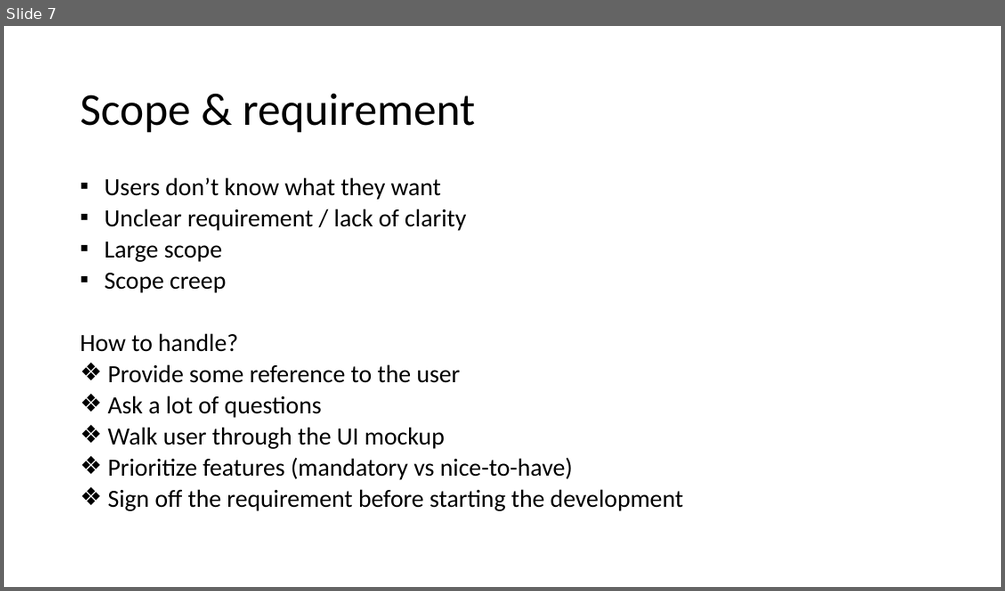
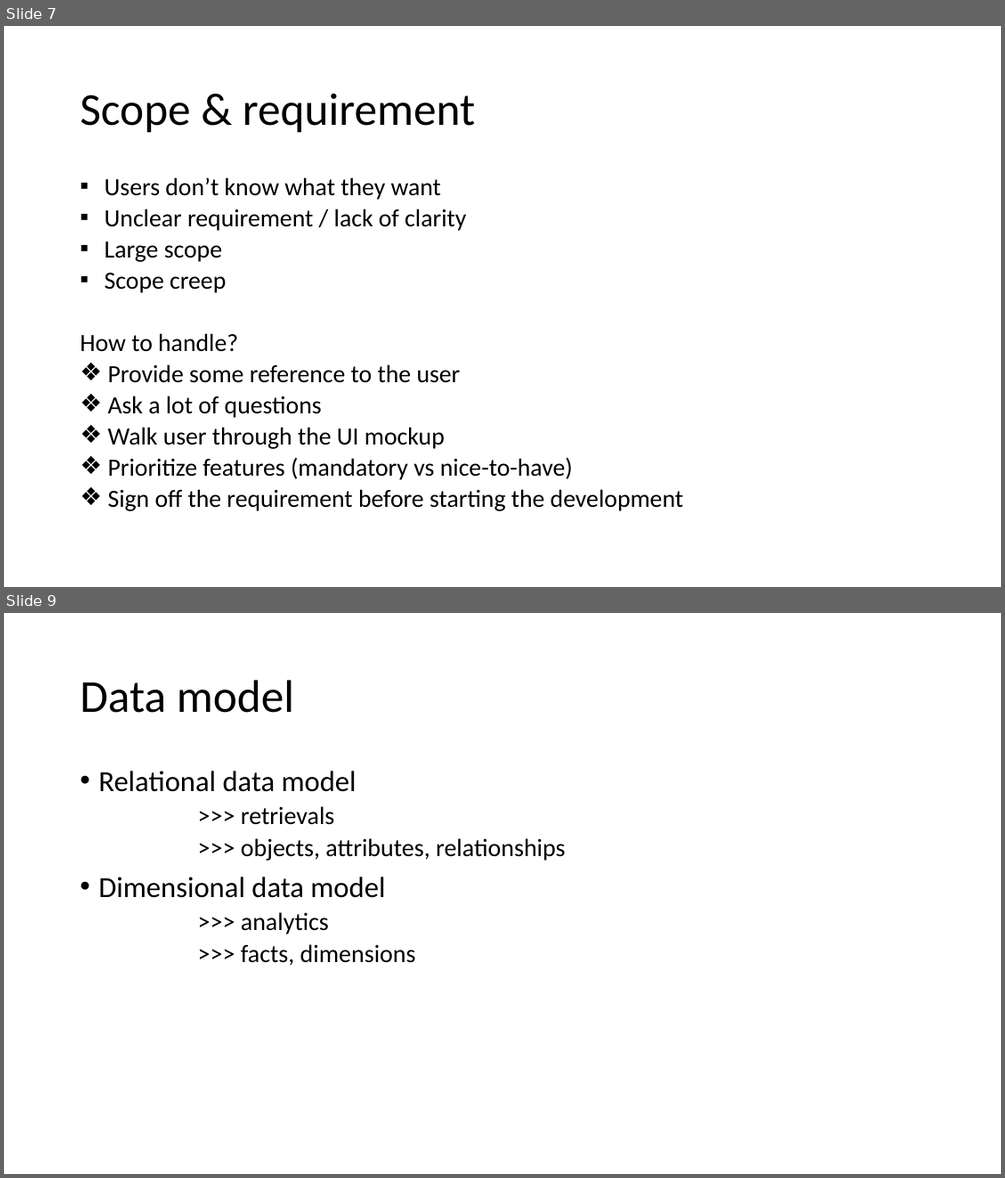
Before and after one commit to oyviktorisa/software-engineering-2023.1, a slide deck: Analisa Kebutuhan Perangkat Lunak.pptx. Shown one above the other, each under a label of ours: slide 7 before the commit, slides 7 and 9 after it; the slides between them are not shown. The pictures are 1005x591 and 1005x1178 pixels, drawn with LibreOffice and Linux fonts; fonts in the diff are those of the drawing. Boxes give left, top, right and bottom in pixels: in the first picture for what was removed or moved away, otherwise in the second. Text is boxed around its words. In the diff, an @@ line names an element or a change of style, - is before the commit and + after.

```diff
--- a/Analisa Kebutuhan Perangkat Lunak.pptx
+++ b/Analisa Kebutuhan Perangkat Lunak.pptx
@@ slide 9 added at [4,613,1001,1174], background #FFFFFF @@
@@ title added at [80,680,294,713], 44 pt, text #000000 @@
+Data model
@@ text added at [98,771,566,965], 24 pt, text #000000 @@
+• Relational data model
+  >>> retrievals
+  >>> objects, attributes, relationships
+• Dimensional data model
+  >>> analytics
+  >>> facts, dimensions
```
Also in this commit, not shown: 1 slide changed, 3 other slides added, 1 other file.
